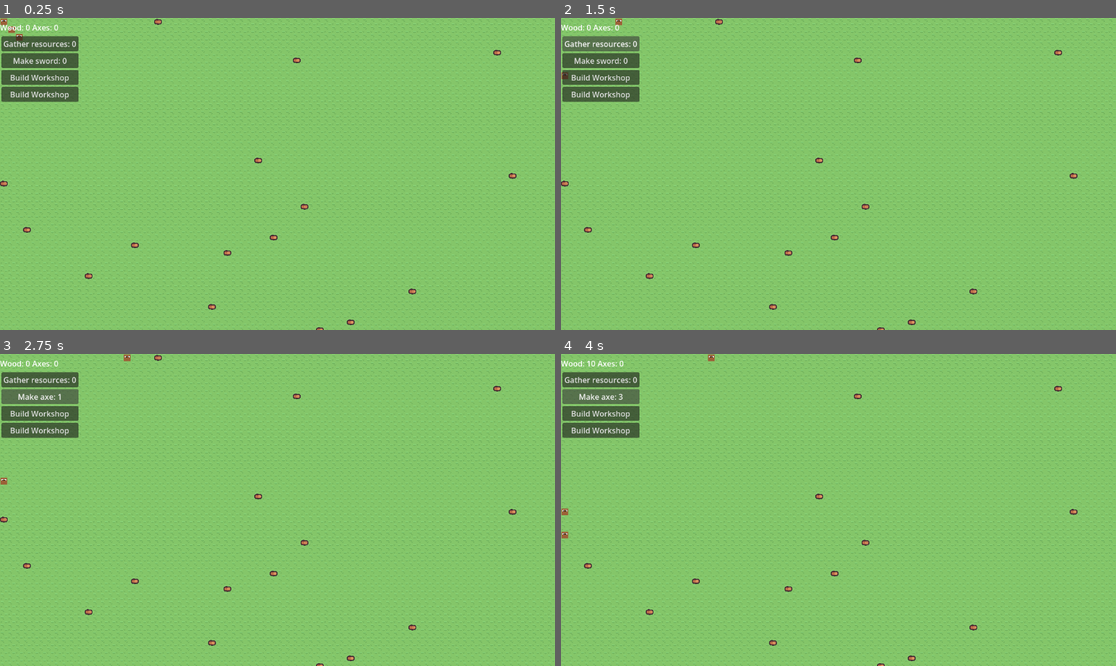
Above: before the commit, frames 1-4 (two rows, left to right).
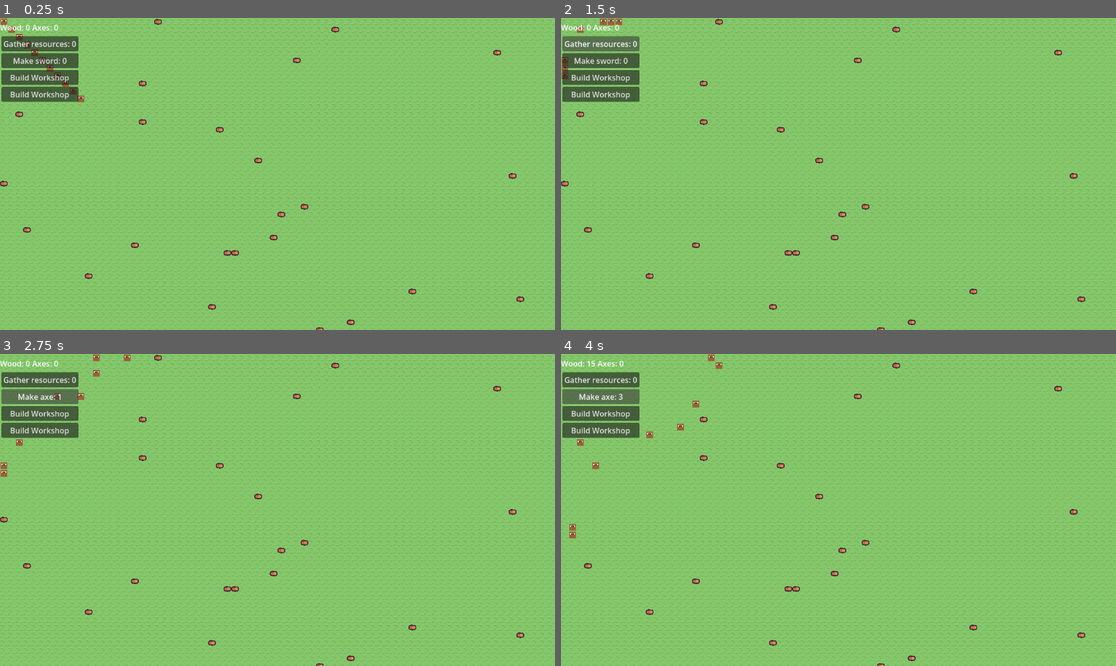
Above: after the commit, the same moments.

Repository: amandodaw/zd-prototype
Game: Godot game, scene res://scenes/world.tscn
The game is run twice, just before and just after one commit, with the same random seed, the same clock (stepped at 60 frames per second) and the same inputs.
Inputs:
- Up to frame 1 (0.25 s): no input
- Up to frame 2 (1.5 s): click "Gather resources: 0" at 0.5 s; click "Gather resources: 1" at 1.25 s
- Up to frame 3 (2.75 s): click "Make sword: 0" at 2 s
- Up to frame 4 (4 s): click "Make axe: 1" at 2.75 s; click "Make axe: 2" at 3.5 s

The runs differ from the first frame. In frame 1, 0.4% of the frame differs, in the area x 2-95%, y 2-92%; in frame 2, 0.3%; in frame 3, 0.4%; in frame 4, 0.5%, in the area x 0-95%, y 2-92%.

Commit message:
Upgradeado .md

Diff:
--- a/scripts/map.gd
+++ b/scripts/map.gd
@@ -11,10 +11,12 @@
 const height : int = 52
 const width : int = 72
 
+func _process(delta: float) -> void:
+	check_wood()
 
 func init_map() -> void:
 	create_soil()
-	add_wood(20)
+	add_wood(30)
 
 func create_soil() -> void:
 	for i in range(width):
@@ -35,3 +37,7 @@
 
 		element_layer.set_cell(pos, 0, wood_tile)
 		city_comp.entities[pos] = "wood"
+
+func check_wood() -> void:
+	if city_comp.entities.find_key("wood")==null and city_comp.entities.find_key("reserved") == null:
+		add_wood(10)
--- a/scripts/world.gd
+++ b/scripts/world.gd
@@ -16,7 +16,7 @@
 	ui.elements_map = elements_map
 	map.city_comp = city_comp
 	map.init_map()
-	for i in range(2+1):
+	for i in range(10+1):
 
 		spawn_human(Vector2(i*GridUtils.TILE_SIZE, i*GridUtils.TILE_SIZE))
 
Not shown, changed: brainstorming.md
